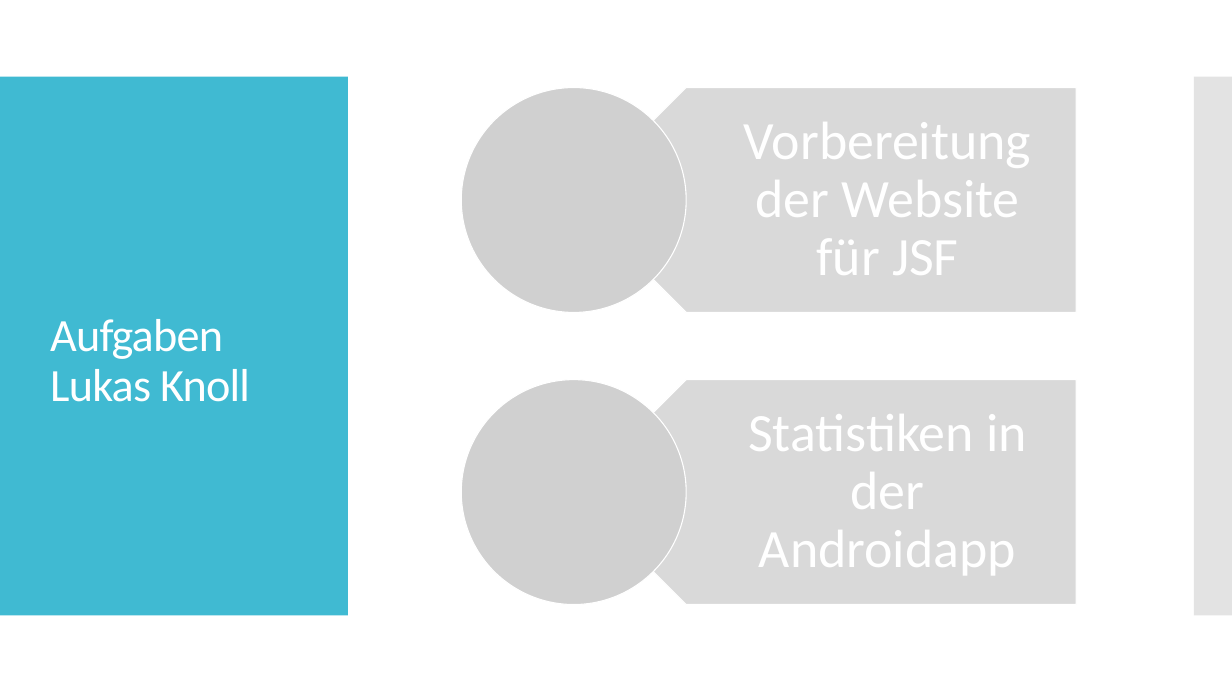
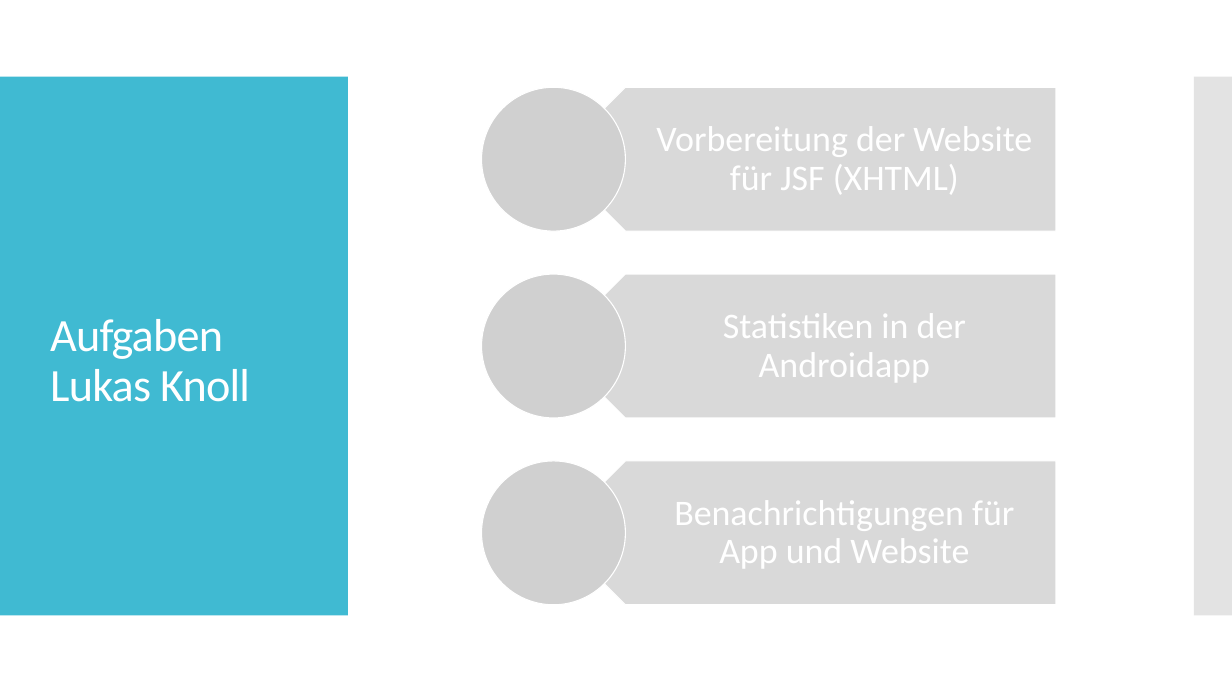
Before and after one commit to SebastianMandl/AEMS, a slide deck: slide 9 of Planung/Praesentationen/Praesentation_SRDP.pptx. Drawn at 1232x693 pixels with LibreOffice and Linux fonts; fonts in the diff are those of the drawing; grey boxes stand for pictures. Boxes give left, top, right and bottom in pixels: in the first picture for what was removed or moved away, otherwise in the second. Text is boxed around its words. In the diff, an @@ line names an element or a change of style, - is before the commit and + after.

```diff
--- a/Planung/Praesentationen/Praesentation_SRDP.pptx
+++ b/Planung/Praesentationen/Praesentation_SRDP.pptx
@@ picture removed at (x1=461, y1=88, x2=686, y2=312) @@
@@ pentagon arrow resized from (x1=574, y1=88, x2=1077, y2=312) to (x1=554, y1=87, x2=1056, y2=231) @@
@@ text at (x1=656, y1=117, x2=1032, y2=200): text changed; size 42 to 28 pt @@
-Vorbereitung der Website für JSF
+Vorbereitung der Website für JSF (XHTML)
@@ text "Statistiken in der Androidapp" moved from (x1=748, y1=400, x2=1027, y2=582) to (x1=723, y1=304, x2=966, y2=387) @@
@@ text "Statistiken in der Androidapp" at (x1=723, y1=304, x2=966, y2=387): size 42 to 28 pt; less space between paragraphs @@
@@ picture removed at (x1=461, y1=380, x2=686, y2=604) @@
@@ group added at (x1=482, y1=87, x2=1056, y2=605): 3 pictures, 1 pentagon arrow, 1 text @@
+Benachrichtigungen für App und Website
@@ pentagon arrow resized from (x1=574, y1=380, x2=1077, y2=604) to (x1=554, y1=461, x2=1056, y2=605) @@
```
Also in this commit, not shown: 3 other slides changed, 1 slide added, 2 slides removed, 1 other file.
